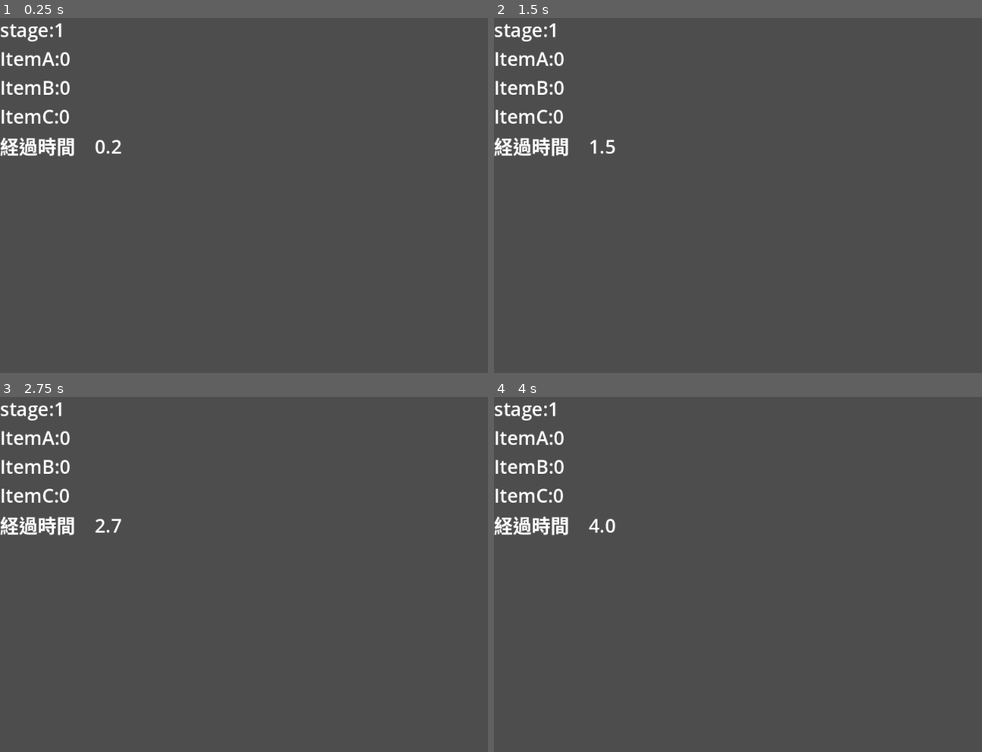
Above: before the commit, frames 1-4 (two rows, left to right).
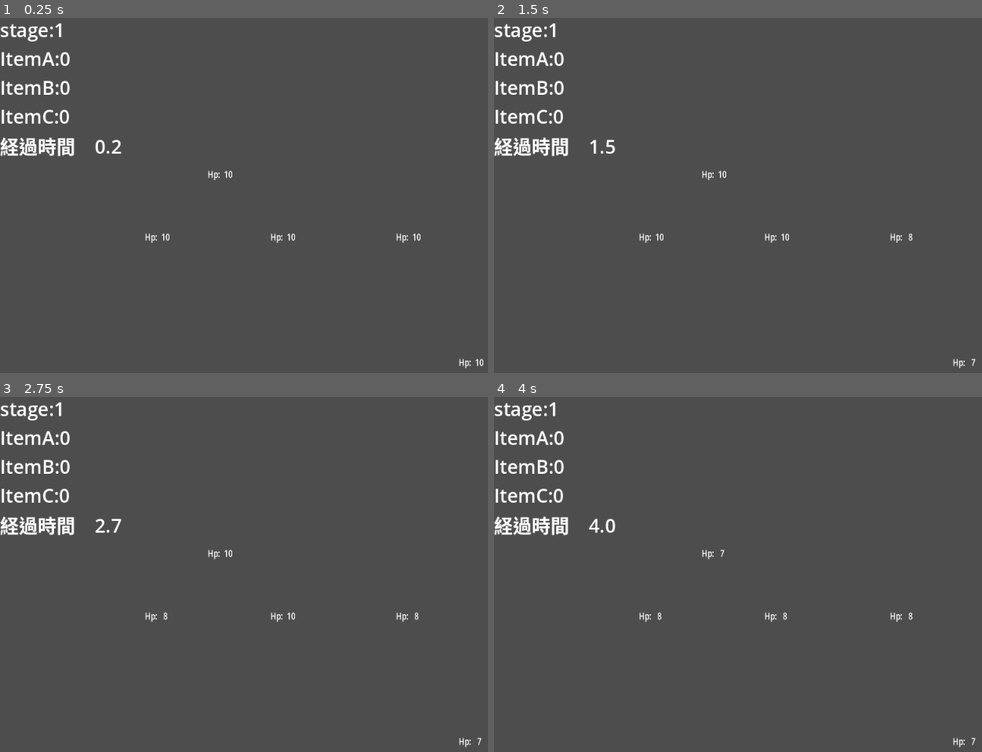
Above: after the commit, the same moments.

Repository: satoIZ/L012
Game: Godot game, scene res://enemy1/enemyA1.tscn
Two runs of this game, one before a commit and one after it. Both use one fixed random seed, a clock stepped at 60 frames per second and the inputs below.
Inputs (mouse positions are in pixels of both pictures, inside the frame that each line leads up to):
- Up to frame 1 (0.25 s): no input
- Up to frame 2 (1.5 s): tap Enter at 0.5 s; move the mouse to (903, 206) at 0.52 s; press the mouse at (903, 206) at 0.53 s; tap Space at 1.25 s; move the mouse to (962, 330) at 1.27 s; release the mouse at (962, 330) at 1.28 s; click (962, 330) at 1.35 s
- Up to frame 3 (2.75 s): tap Enter at 2 s; move the mouse to (156, 585) at 2.02 s; press the mouse at (156, 585) at 2.03 s
- Up to frame 4 (4 s): tap Space at 2.75 s; move the mouse to (713, 521) at 2.77 s; release the mouse at (713, 521) at 2.78 s; click (713, 521) at 2.85 s; tap Enter at 3.5 s; move the mouse to (777, 585) at 3.52 s; press the mouse at (777, 585) at 3.53 s

The runs differ from the first frame. In frame 1, 0.3% of the frame differs, in the area x 29-100%, y 43-99%; in frame 2, 0.2%; in frame 3, 0.2%; in frame 4, 0.2%.
Error before the commit: Invalid assignment of property or key 'max_value' with value of type 'float' on a base object of type 'null instance'. (res://enemy1/Enemy1.gd:29)
Error after the commit: Invalid access to property or key 'position' on a base object of type 'InputEventKey'. (res://enemy1/enemyA1.gd:129)

Commit message:
Update enemy1.tscn

Diff:
--- a/enemy1/enemy1.tscn
+++ b/enemy1/enemy1.tscn
@@ -1,6 +1,9 @@
-[gd_scene load_steps=3 format=3 uid="uid://dbtfuom7tky3"]
+[gd_scene load_steps=6 format=3 uid="uid://dbtfuom7tky3"]
 
 [ext_resource type="Script" path="res://enemy1/Enemy1.gd" id="1_ija6t"]
+[ext_resource type="Texture2D" uid="uid://c4jfy17sc6yer" path="res://image/bar.png" id="2_uo6m8"]
+[ext_resource type="Texture2D" uid="uid://dhw7ka4k5qgpc" path="res://image/bar_w.png" id="3_ioed8"]
+[ext_resource type="FontFile" uid="uid://gkmjx56aaqre" path="res://fonts/PressStart2P-Regular.ttf" id="4_rfad3"]
 
 [sub_resource type="RectangleShape2D" id="RectangleShape2D_jtoq3"]
 size = Vector2(50, 50)
@@ -11,5 +14,27 @@
 [node name="CollisionShape2D" type="CollisionShape2D" parent="."]
 shape = SubResource("RectangleShape2D_jtoq3")
 
+[node name="gauge" type="TextureProgressBar" parent="."]
+offset_left = -17.0
+offset_top = 30.0
+offset_right = 383.0
+offset_bottom = 70.0
+scale = Vector2(0.2, 0.5)
+texture_under = ExtResource("2_uo6m8")
+texture_over = ExtResource("3_ioed8")
+texture_progress = ExtResource("2_uo6m8")
+tint_under = Color(1, 0, 0, 1)
+tint_progress = Color(1, 1, 0, 1)
+
+[node name="Label" type="Label" parent="gauge"]
+layout_mode = 0
+offset_left = -10.0
+offset_top = 22.0
+offset_right = 200.0
+offset_bottom = 232.0
+scale = Vector2(2, 1)
+theme_override_fonts/font = ExtResource("4_rfad3")
+theme_override_font_sizes/font_size = 30
+
 [connection signal="area_entered" from="." to="." method="_on_area_entered"]
 [connection signal="input_event" from="." to="." method="_on_input_event"]
